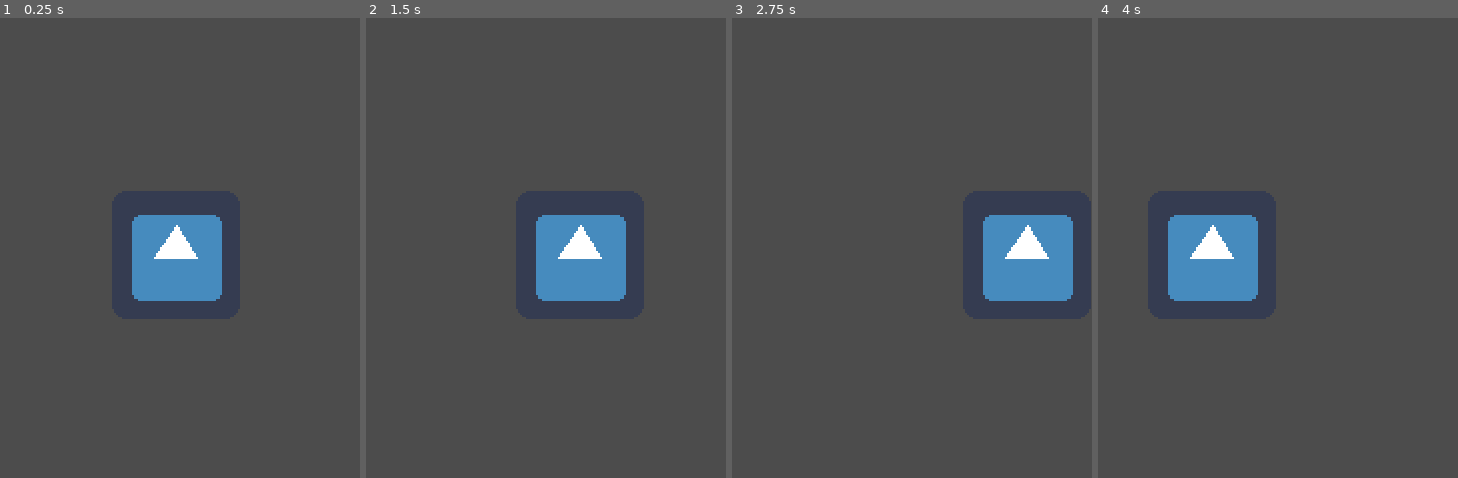
Above: before the commit, frames 1-4 (left to right).
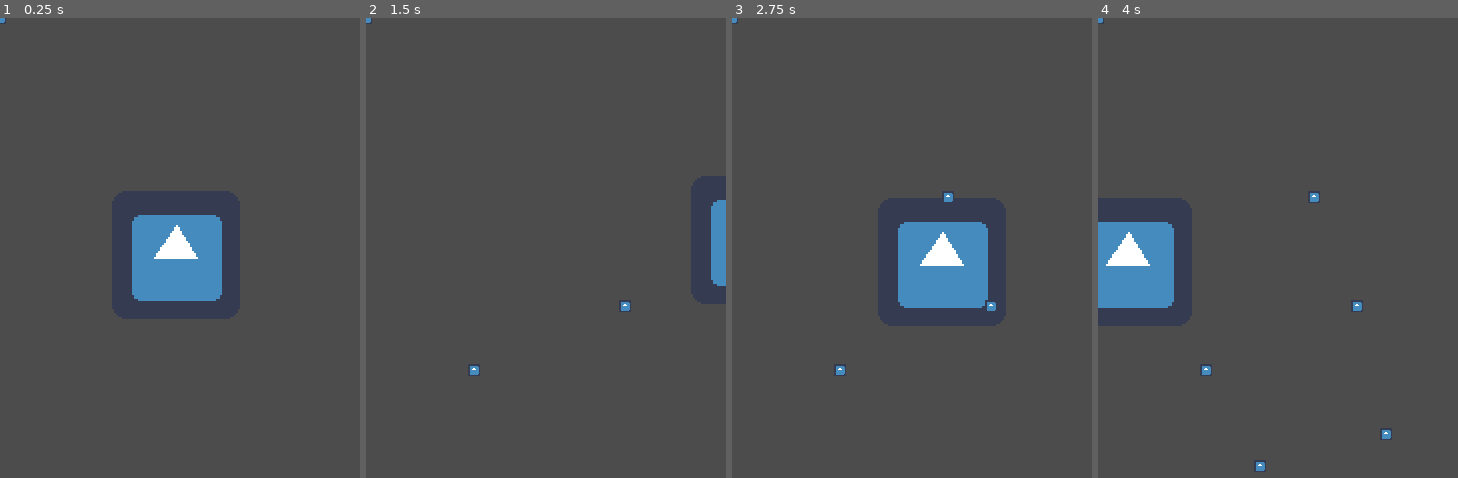
Above: after the commit, the same moments.

Repository: Rittergit/GameJamNov2019
Game: Godot game, scene res://PlayerScript.tscn
The game is run twice, just before and just after one commit, with the same random seed, the same clock (stepped at 60 frames per second) and the same inputs. The engine's default icon, where the game draws it, is replaced by a stand-in: a white triangle on a blue panel in a dark square.
Inputs (mouse positions are in pixels of both pictures, inside the frame that each line leads up to):
- Up to frame 1 (0.25 s): no input
- Up to frame 2 (1.5 s): tap Enter at 0.5 s; move the mouse to (625, 307) at 0.52 s; press the mouse at (625, 307) at 0.53 s; hold D (right) 0.53-1.28 s; move the mouse to (474, 372) at 1.27 s; release the mouse at (474, 372) at 1.28 s; hold A (left) from 1.28 s (still down); click (474, 372) at 1.35 s
- Up to frame 3 (2.75 s): move the mouse to (948, 197) at 2.02 s; release A (left) at 2.03 s; press the mouse at (948, 197) at 2.03 s; hold D (right) from 2.03 s (still down)
- Up to frame 4 (4 s): move the mouse to (1260, 464) at 2.77 s; release the mouse at (1260, 464) at 2.78 s; click (1260, 464) at 2.85 s; tap Space at 3.5 s; move the mouse to (1386, 432) at 3.52 s; release D (right) at 3.53 s; press the mouse at (1386, 432) at 3.53 s; hold A (left) from 3.53 s (still down)

The runs differ from the first frame. In frame 1, less than 0.1% of the frame differs, in the area x 0-2%, y 0-2%; in frame 2, 5.5%; in frame 3, 9.0%, in the area x 0-95%, y 0-78%; in frame 4, 8.3%.

Commit message:
feature/drawing added

Diff:
--- a/PlayerScript.tscn
+++ b/PlayerScript.tscn
@@ -1,39 +1,33 @@
-[gd_scene load_steps=5 format=2]
+[gd_scene load_steps=7 format=2]
 
-[ext_resource path="res://Player.gd" type="Script" id=1]
-[ext_resource path="res://icon.png" type="Texture" id=2]
+[ext_resource path="res://World.gd" type="Script" id=1]
+[ext_resource path="res://Player.gd" type="Script" id=2]
+[ext_resource path="res://icon.png" type="Texture" id=3]
+[ext_resource path="res://Control.gd" type="Script" id=4]
+[ext_resource path="res://PointSprite.tscn" type="PackedScene" id=5]
 
 [sub_resource type="CircleShape2D" id=1]
 radius = 31.6871
 
-[sub_resource type="RectangleShape2D" id=2]
-extents = Vector2( 160, 1 )
-
 [node name="Level" type="Node2D"]
+script = ExtResource( 1 )
 
 [node name="Player" type="KinematicBody2D" parent="."]
 editor/display_folded = true
 position = Vector2( 88.2111, 118.35 )
-script = ExtResource( 1 )
+script = ExtResource( 2 )
 
 [node name="PlayerSpriteSprite" type="Sprite" parent="Player"]
-texture = ExtResource( 2 )
+texture = ExtResource( 3 )
 
 [node name="CollisionShape2D" type="CollisionShape2D" parent="Player"]
 shape = SubResource( 1 )
 
-[node name="RightBorder" type="StaticBody2D" parent="."]
-position = Vector2( 1, 65 )
+[node name="Control" type="Control" parent="."]
+show_behind_parent = true
+margin_left = 1.0
+margin_right = 180.0
+margin_bottom = 321.0
+script = ExtResource( 4 )
 
-[node name="CollisionShape2D" type="CollisionShape2D" parent="RightBorder"]
-position = Vector2( 179, 97 )
-rotation = 1.57079
-shape = SubResource( 2 )
-
-[node name="LeftBorder" type="StaticBody2D" parent="."]
-position = Vector2( -179, 65 )
-
-[node name="CollisionShape2D" type="CollisionShape2D" parent="LeftBorder"]
-position = Vector2( 179, 97 )
-rotation = 1.57079
-shape = SubResource( 2 )
+[node name="StaticBody2D" parent="." instance=ExtResource( 5 )]
--- /dev/null
+++ b/PointSprite.tscn
@@ -0,0 +1,18 @@
+[gd_scene load_steps=3 format=2]
+
+[ext_resource path="res://icon.png" type="Texture" id=1]
+
+[sub_resource type="CircleShape2D" id=1]
+radius = 1.0
+
+[node name="StaticBody2D" type="StaticBody2D"]
+__meta__ = {
+"_edit_group_": true
+}
+
+[node name="Draw" type="Sprite" parent="."]
+scale = Vector2( 0.1, 0.1 )
+texture = ExtResource( 1 )
+
+[node name="CollisionShape2D" type="CollisionShape2D" parent="."]
+shape = SubResource( 1 )
--- a/World.gd
+++ b/World.gd
@@ -1,8 +1,6 @@
 extends Node2D
 
-# Declare member variables here. Examples:
-# var a = 2
-# var b = "text"
+var pointSprite = load("res://pointSprite.tscn")
 
 # Called when the node enters the scene tree for the first time.
 func _ready():
@@ -10,4 +8,9 @@
 
 # Called every frame. 'delta' is the elapsed time since the previous frame.
 func _process(delta):
-	if Input.is_action_pressed('right'):
+	if Input.is_action_pressed('leftbutton'):
+		var mousePosition =  get_global_mouse_position()
+		print(mousePosition.x)
+		var node = pointSprite.instance()
+		node.position = mousePosition
+		add_child(node)
--- a/project.godot
+++ b/project.godot
@@ -64,6 +64,11 @@
 "events": [ Object(InputEventKey,"resource_local_to_scene":false,"resource_name":"","device":0,"alt":false,"shift":false,"control":false,"meta":false,"command":false,"pressed":false,"scancode":68,"unicode":0,"echo":false,"script":null)
  ]
 }
+leftbutton={
+"deadzone": 0.5,
+"events": [ Object(InputEventMouseButton,"resource_local_to_scene":false,"resource_name":"","device":0,"alt":false,"shift":false,"control":false,"meta":false,"command":false,"button_mask":0,"position":Vector2( 0, 0 ),"global_position":Vector2( 0, 0 ),"factor":1.0,"button_index":1,"pressed":false,"doubleclick":false,"script":null)
+ ]
+}
 
 [rendering]
 
